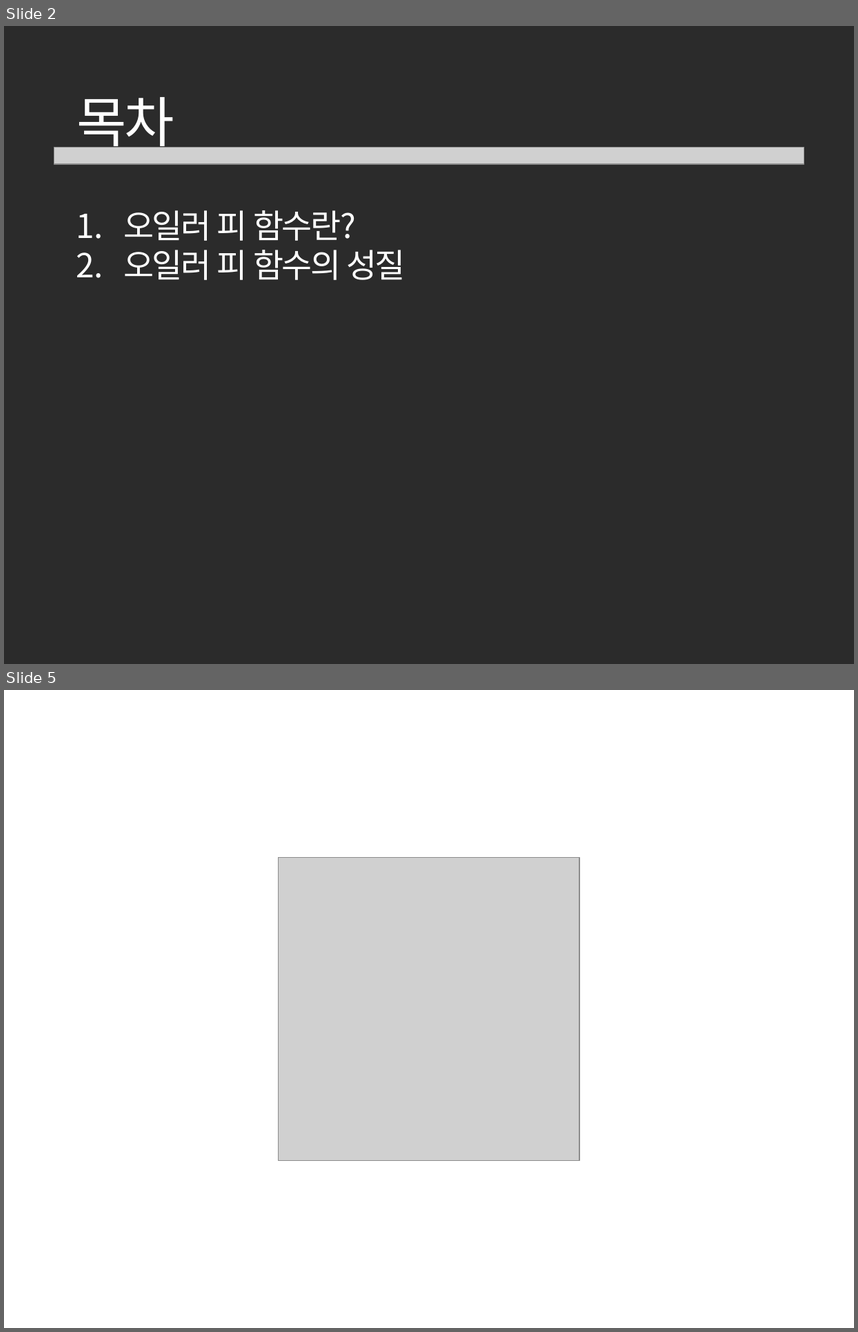
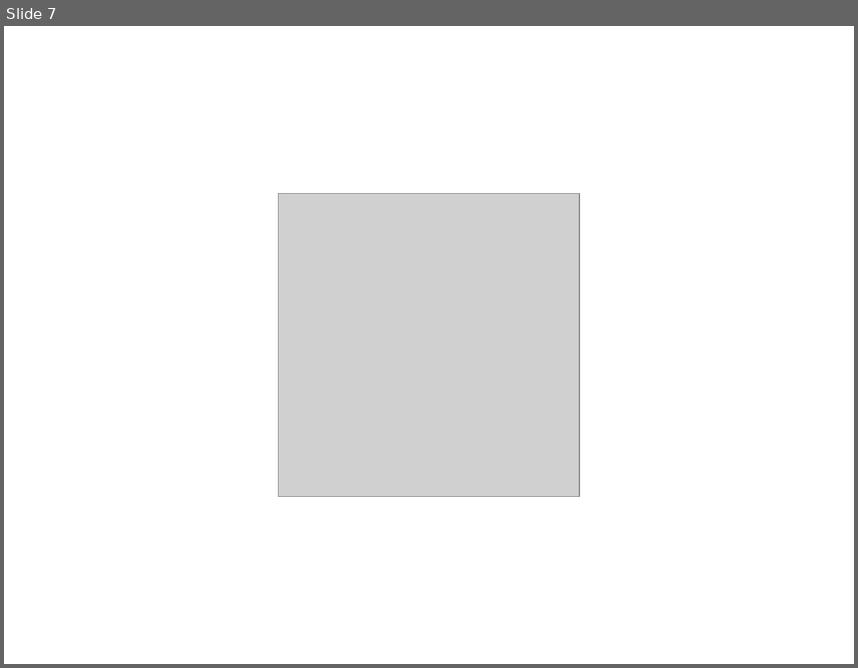
Before and after one commit to wonny-Jo/algorithm, a slide deck: 알고리즘 정리/그리디 알고리즘/그리디 알고리즘.pptx. Shown one above the other, each under a label of ours: slides 2 and 5 before the commit, slide 7 after it; the slides between them are not shown. The pictures are 858x1332 and 858x668 pixels, drawn with LibreOffice and Linux fonts; fonts in the diff are those of the drawing; grey boxes stand for pictures; background and template pictures are left out; a plain dark background stands for a picture behind light text. Boxes give left, top, right and bottom in pixels: in the first picture for what was removed or moved away, otherwise in the second. Text is boxed around its words. In the diff, an @@ line names an element or a change of style, - is before the commit and + after.

```diff
--- a/알고리즘 정리/그리디 알고리즘/그리디 알고리즘.pptx
+++ b/알고리즘 정리/그리디 알고리즘/그리디 알고리즘.pptx
@@ slide 2 removed at (4, 26, 854, 664), background picture (left out) @@
@@ text removed at (76, 97, 174, 156) @@
-목차
@@ picture removed at (54, 147, 804, 165) @@
@@ text removed at (123, 210, 406, 280) @@
-1. 오일러 피 함수란?
-2. 오일러 피 함수의 성질
@@ what was slide 5 is now slide 7 @@
```
Also in this commit, not shown: 4 slides changed, 5 slides added, 2 other slides removed.
